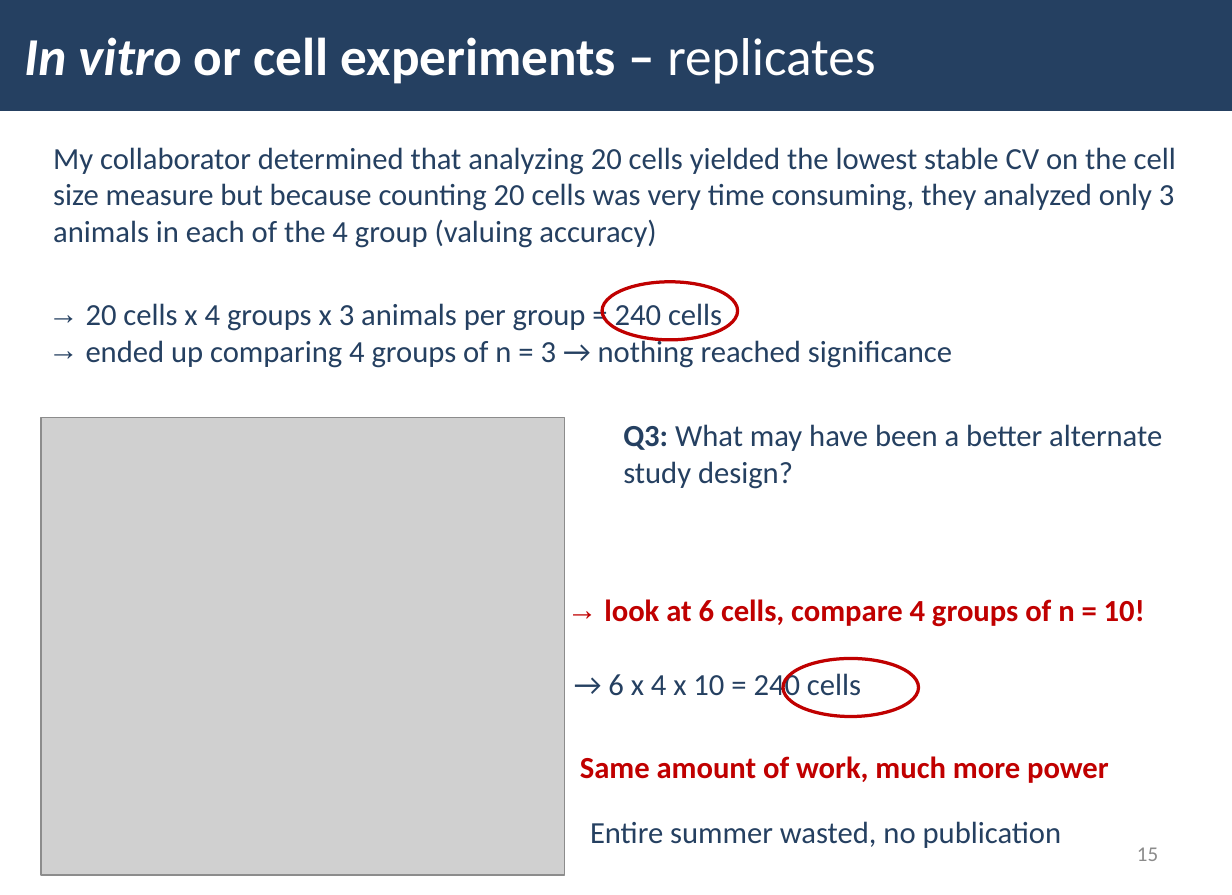
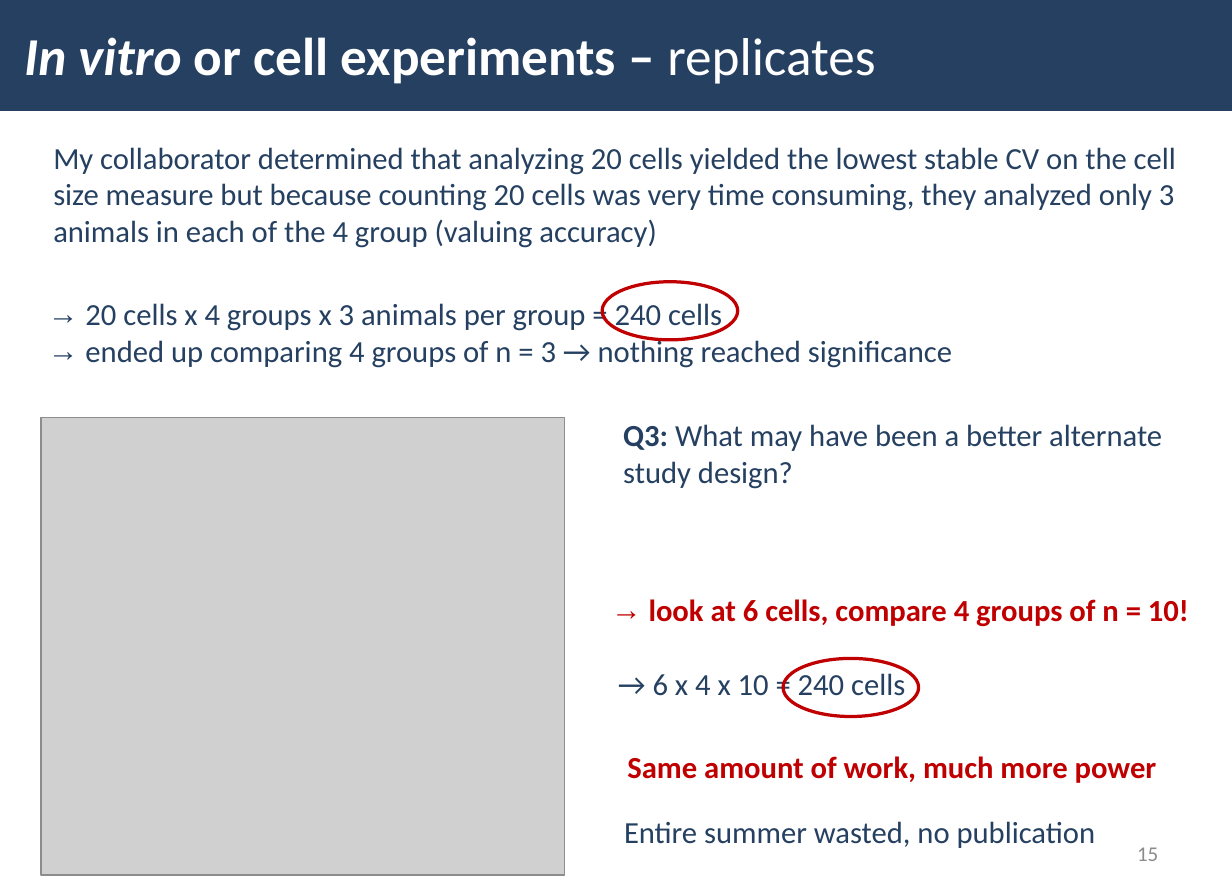
Before and after one commit to UBC-PATH/PATH548L-2026, a slide deck: slide 15 of slides/Module 7 PATH 548L 2026 - study design considerations.pptx. Drawn at 1232x895 pixels with LibreOffice and Linux fonts; fonts in the diff are those of the drawing; grey boxes stand for pictures. Boxes give left, top, right and bottom in pixels: in the first picture for what was removed or moved away, otherwise in the second. Text is boxed around its words. In the diff, an @@ line names an element or a change of style, - is before the commit and + after.

```diff
--- a/slides/Module 7 PATH 548L 2026 - study design considerations.pptx
+++ b/slides/Module 7 PATH 548L 2026 - study design considerations.pptx
@@ text "look at 6 cells, compare ...": place and size @@
-text "look at 6 cells, compare ..." at [604,599,1145,702]
+text "look at 6 cells, compare ..." at [649,599,1189,696]
@@ text at [649,599,1189,627]: indent changed @@
@@ text "Same amount of work, much ...": place and size @@
-text "Same amount of work, much ..." at [580,756,1109,783]
+text "Same amount of work, much ..." at [627,756,1157,783]
@@ text "Entire summer wasted, no publication": place and size @@
-text "Entire summer wasted, no publication" at [590,821,1062,848]
+text "Entire summer wasted, no publication" at [624,821,1096,848]
```
Also in this commit, not shown: 42 other slides changed, 5 other files.
